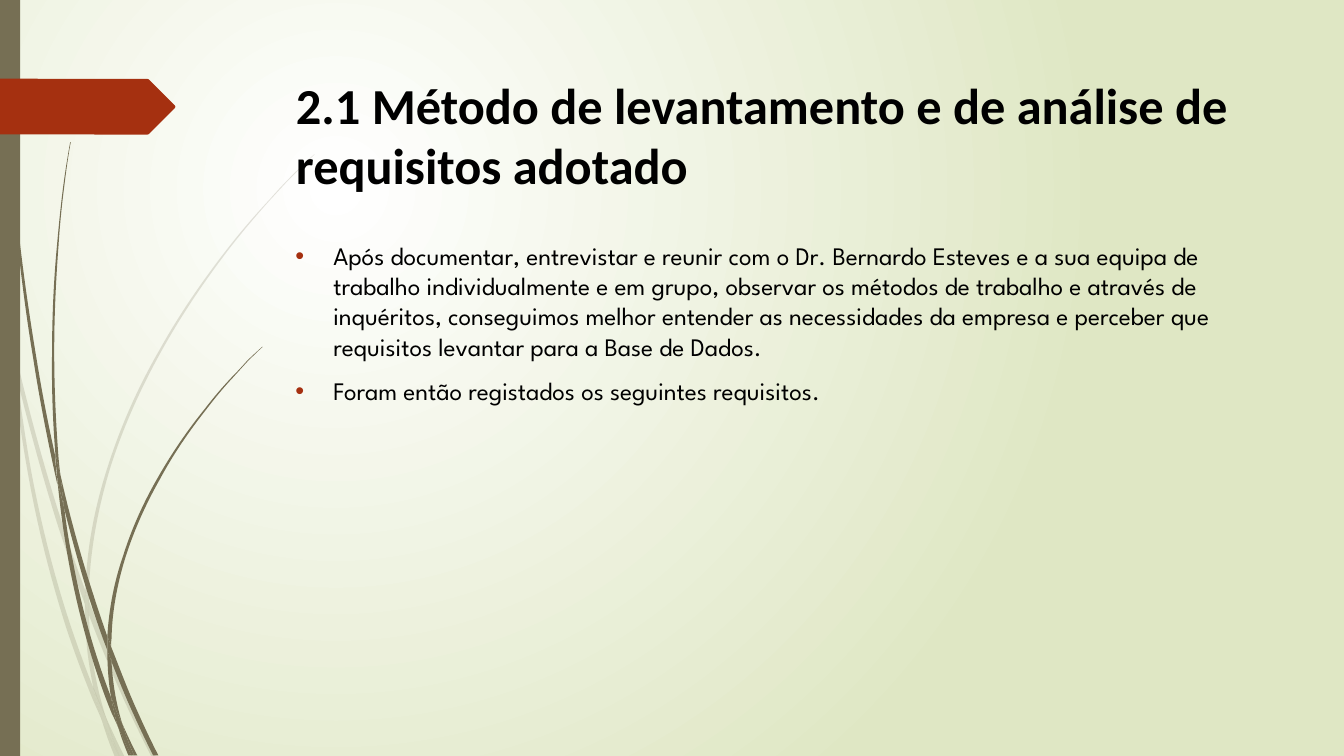
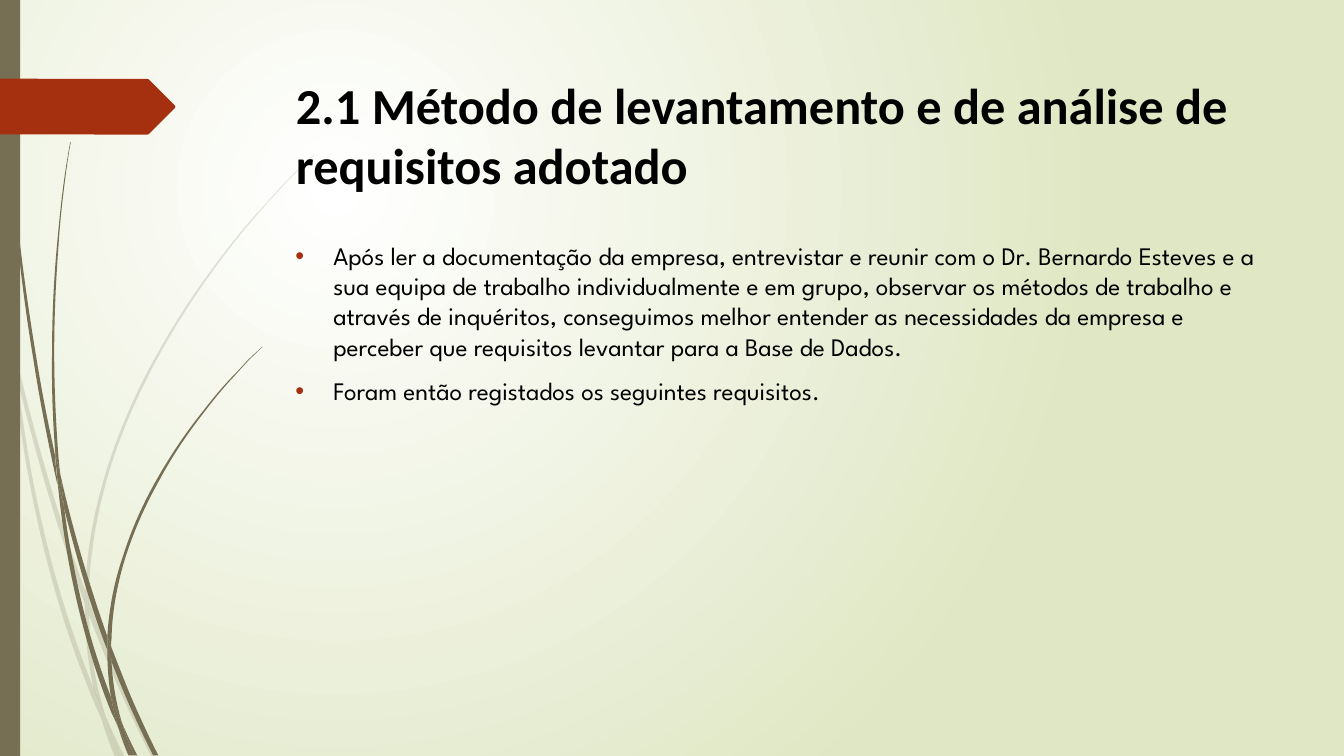
Before and after one commit to Lucenix/BD-TP, a slide deck: slide 13 of Apresentação1.pptx. Drawn at 1344x756 pixels with LibreOffice and Linux fonts; fonts in the diff are those of the drawing. Boxes give left, top, right and bottom in pixels: in the first picture for what was removed or moved away, otherwise in the second. Text is boxed around its words. In the diff, an @@ line names an element or a change of style, - is before the commit and + after.

```diff
--- a/Apresentação1.pptx
+++ b/Apresentação1.pptx
@@ text at (x1=333, y1=247, x2=1254, y2=362): text changed @@
-• Após documentar, entrevistar e reunir com o Dr. Bernardo Esteves e a sua equipa de trabalho individualmente e em grupo, observar os métodos de trabalho e através de inquéritos, conseguimos melhor entender as necessidades da empresa e perceber que requisitos levantar para a Base de Dados.
+• Após ler a documentação da empresa, entrevistar e reunir com o Dr. Bernardo Esteves e a sua equipa de trabalho individualmente e em grupo, observar os métodos de trabalho e através de inquéritos, conseguimos melhor entender as necessidades da empresa e perceber que requisitos levantar para a Base de Dados.
```
Also in this commit, not shown: 7 other slides changed, 1 slide added.
